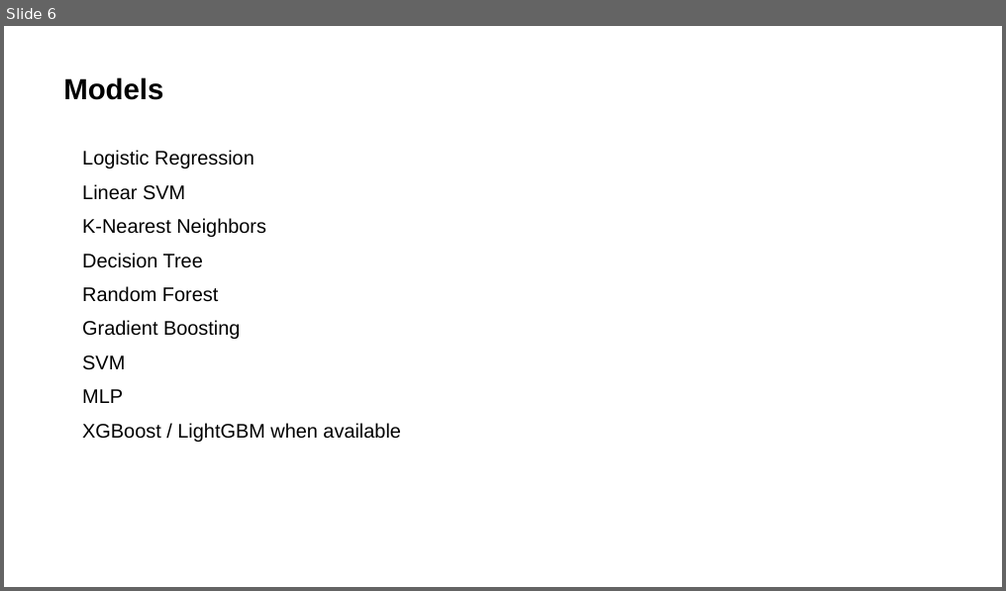
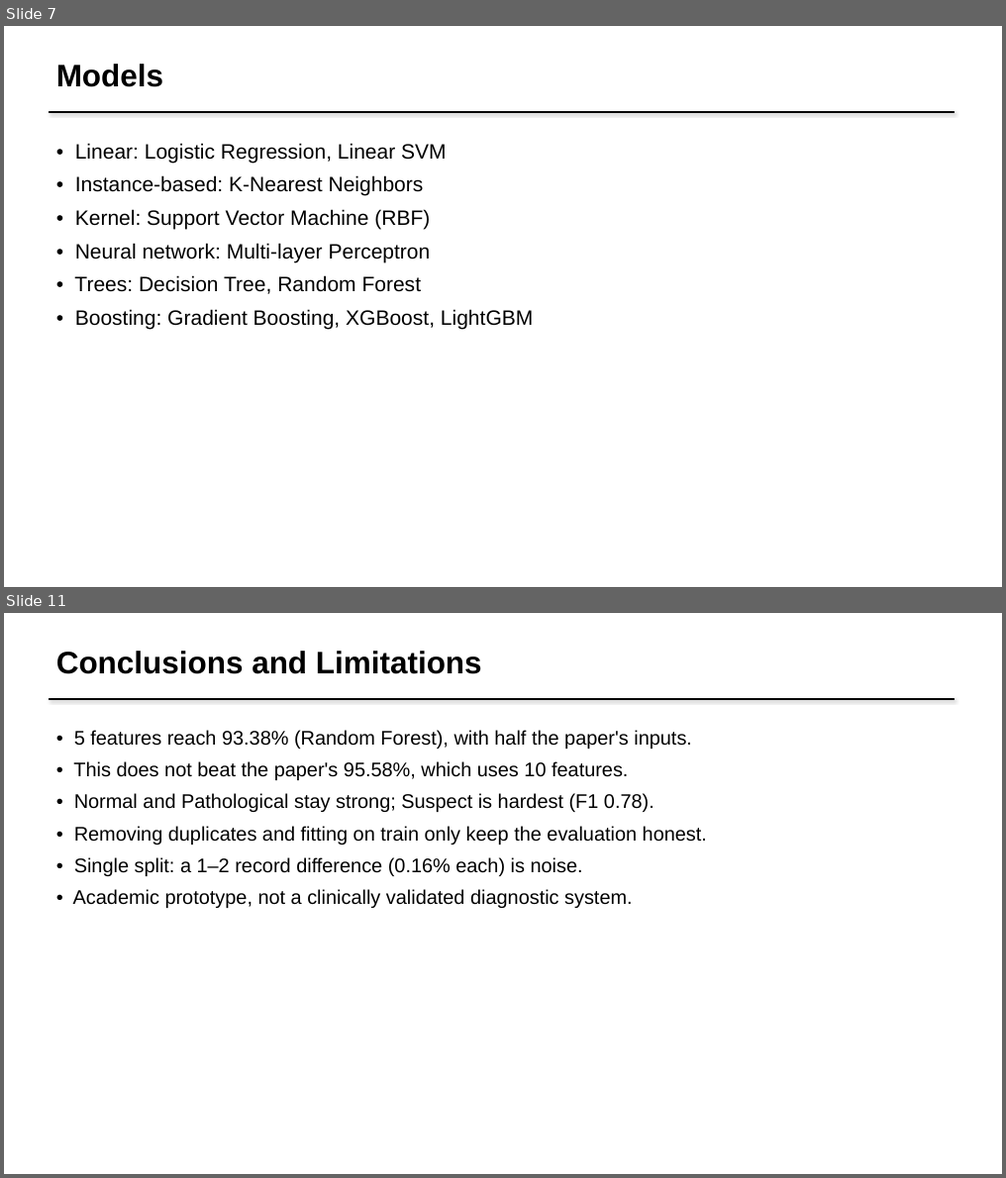
Before and after one commit to rujul-rj/Fetal-Health-Multiclassification, a slide deck: presentation/Fetal_Health_Multiclassification_Presentation.pptx. Shown one above the other, each under a label of ours: slide 6 before the commit, slides 7 and 11 after it; the slides between them are not shown. The pictures are 1006x591 and 1006x1178 pixels, drawn with LibreOffice and Linux fonts; fonts in the diff are those of the drawing. Boxes give left, top, right and bottom in pixels: in the first picture for what was removed or moved away, otherwise in the second. Text is boxed around its words. In the diff, an @@ line names an element or a change of style, - is before the commit and + after.

```diff
--- a/presentation/Fetal_Health_Multiclassification_Presentation.pptx
+++ b/presentation/Fetal_Health_Multiclassification_Presentation.pptx
@@ slide 11 added at (x1=4, y1=613, x2=1002, y2=1174), background #FFFFFF @@
@@ text added at (x1=56, y1=651, x2=482, y2=674), 30 pt, text #000000, bold @@
+Conclusions and Limitations
@@ line added from (49, 699) to (954, 699), #000000 2 pt @@
@@ text added at (x1=73, y1=730, x2=707, y2=908), 19 pt, text #000000 @@
+• 5 features reach 93.38% (Random Forest), with half the paper's inputs.
+• This does not beat the paper's 95.58%, which uses 10 features.
+• Normal and Pathological stay strong; Suspect is hardest (F1 0.78).
+• Removing duplicates and fitting on train only keep the evaluation honest.
+• Single split: a 1–2 record difference (0.16% each) is noise.
+• Academic prototype, not a clinically validated diagnostic system.
@@ what was slide 6 is now slide 7 @@
@@ slide 7 changed as well @@
@@ text "Models" moved from (x1=63, y1=77, x2=163, y2=100) to (x1=56, y1=64, x2=163, y2=87) @@
@@ text "Models" at (x1=56, y1=64, x2=163, y2=87): size 28 to 30 pt; more space between paragraphs @@
@@ line added from (49, 112) to (954, 112), #000000 2 pt @@
@@ text at (x1=74, y1=143, x2=533, y2=329): text changed; size 19 to 20 pt @@
-Logistic Regression
-Linear SVM
-K-Nearest Neighbors
-Decision Tree
-Random Forest
-Gradient Boosting
-SVM
-MLP
-XGBoost / LightGBM when available
+• Linear: Logistic Regression, Linear SVM
+• Instance-based: K-Nearest Neighbors
+• Kernel: Support Vector Machine (RBF)
+• Neural network: Multi-layer Perceptron
+• Trees: Decision Tree, Random Forest
+• Boosting: Gradient Boosting, XGBoost, LightGBM
```
Also in this commit, not shown: 1 other slide changed, 8 other slides added, 8 slides removed, 35 other files.
